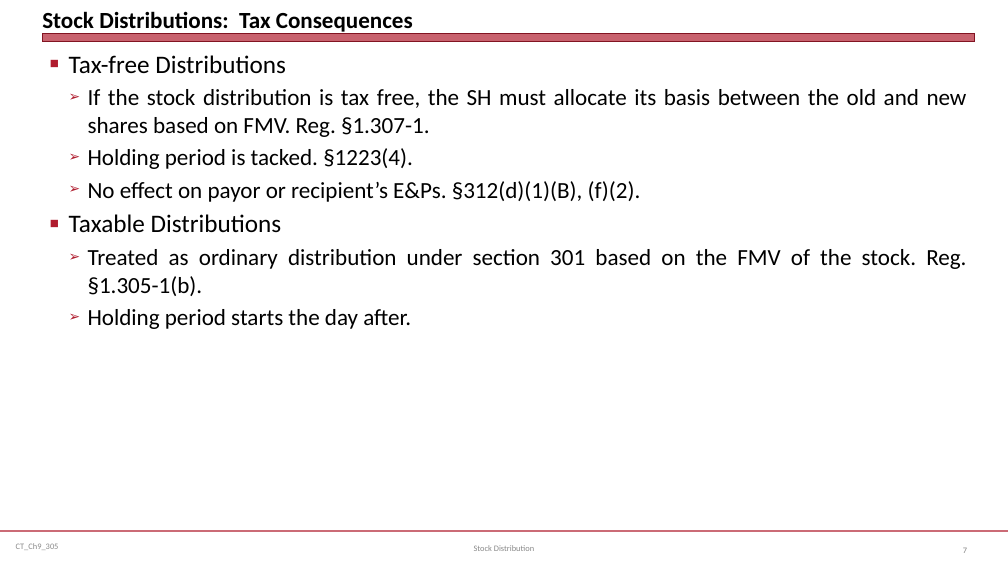
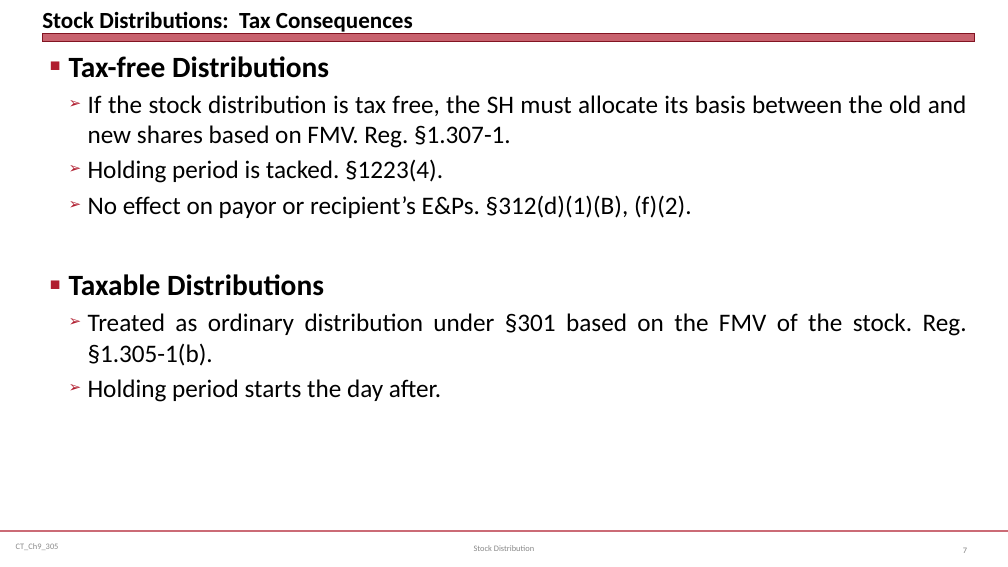
Before and after one commit to jmc877/Corporate-Tax, a slide deck: slide 7 of slides/CT_305_21S.pptx. Drawn at 1008x567 pixels with LibreOffice and Linux fonts; fonts in the diff are those of the drawing. Boxes give left, top, right and bottom in pixels: in the first picture for what was removed or moved away, otherwise in the second. Text is boxed around its words. In the diff, an @@ line names an element or a change of style, - is before the commit and + after.

```diff
--- a/slides/CT_305_21S.pptx
+++ b/slides/CT_305_21S.pptx
@@ text at [69,56,967,402]: size 24 to 28 pt, bold on in "Tax-free Distributions", "Taxable Distributions"; size 22 to 24 pt in "If the stock distribution is tax free, ...", "Holding period is tacked. §1223(4).", "No effect on payor or recipient’s E&Ps. ...", "Holding period starts the day after." @@
@@ text at [88,313,967,366]: text changed; size 22 to 24 pt @@
-  ➢ Treated as ordinary distribution under section 301 based on the FMV of the stock. Reg. §1.305-1(b).
+  ➢ Treated as ordinary distribution under §301 based on the FMV of the stock. Reg. §1.305-1(b).
```
Also in this commit, not shown: 4 other files.
